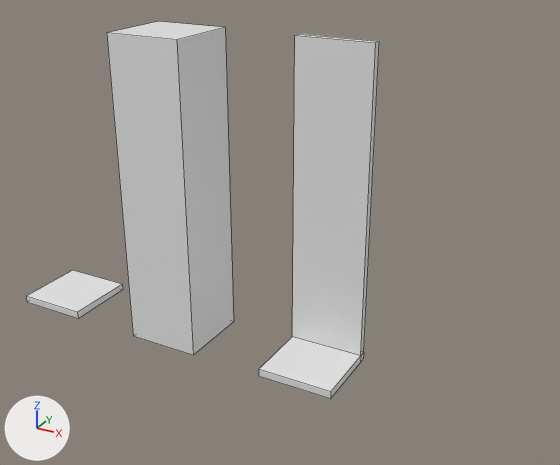
One commit to the Blender file external_workflows/blender/grid_library_source/grid_library_source.blend: the scene before it, then after it.
One viewpoint serves both versions: a 50 mm lens placed at (7.72, -7.62, 5.5), pointed at (3.47, 0.11, 1.64). Lighting does not change. The marker at lower left points along +X, +Y and +Z. The first picture is the older version. Mesh edges are drawn as thin lines.

The first picture shows 'Floor', 'Ladder', 'Wall'.
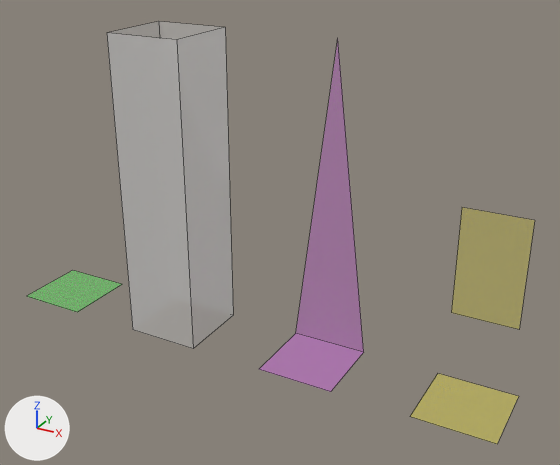
Where the newer file only moved an object's origin or applied its transform, the numbers keep the older frame.

Pixel boxes (x1, y1, x2, y2) of what changed, in the pictures (560 x 465 px):
'Wall', reshaped: before (107, 21, 234, 355); after (107, 21, 233, 349)
'Ladder', reshaped, recoloured (12% narrower): before (259, 34, 379, 399); after (259, 41, 364, 392)
'Alarm', added: after (410, 207, 535, 444)
'Floor', reshaped (12% shorter): before (26, 270, 123, 318); after (27, 270, 122, 312)
part 1 of me_cube, deleted: before (26, 285, 123, 318)
part 2 of me_cube, recoloured: (27, 270, 122, 312) in both

Patch to the scene script:
```diff
--- a/external_workflows/blender/grid_library_source/grid_library_source.blend.py
+++ b/external_workflows/blender/grid_library_source/grid_library_source.blend.py
@@ me_cube @@
 # verts and faces of me_cube; kept vertices keep their numbers, new ones are numbered from 8
-me_cube.from_pydata(...)  # 8 vertices, 6 faces; spans x -0.5..0.5, y -0.5..0.5, z -0.1..0.0
-me_cube.materials.append(mat_material)  # white #e7e7e7
+me_cube.from_pydata(...)  # 4 vertices, 1 face; spans x -0.5..0.5, y -0.5..0.5, z 0.0
+# me_cube part 1
+delete_vertices([1, 3, 5, 7])  # with the faces that use them
+# me_cube part 2: 1 face spanning x -0.5..0.5, y -0.5..0.5, z 0.0 switches from mat_material (white #e7e7e7) to mat_gridmaterial_floor (green #2fe744)
+me_cube.materials.append(mat_gridmaterial_floor)  # green #2fe744
@@ me_cube_001 @@
 # verts and faces of me_cube_001; kept vertices keep their numbers, new ones are numbered from 8
-me_cube_001.from_pydata(...)  # 8 vertices, 6 faces; spans x 1.5..2.5, y -0.5..0.5, z -0.1..4.0
-me_cube_001.materials.append(mat_material)  # white #e7e7e7
+me_cube_001.from_pydata(...)  # 8 vertices, 4 faces; spans x 1.5..2.5, y -0.5..0.5, z 0.0..4.0
+# me_cube_001 part 3
+delete_faces([(0, 4, 6, 2), (1, 3, 7, 5)])
+for i in [1, 3, 5, 7]: verts[i] += (0.0, 0.0, 0.1)
+me_cube_001.materials.append(mat_gridmaterial)  # white #e7e7e7
@@ me_cube_002 @@
-me_cube_002.from_pydata(...)  # 16 vertices, 14 faces; spans x 3.5..4.5, y -0.5..0.5, z -0.1..4.0
-me_cube_002.materials.append(mat_material)  # white #e7e7e7
+me_cube_002.from_pydata(...)  # 5 vertices, 2 faces; spans x 3.5..4.5, y -0.5..0.5, z 0.0..4.0
+# me_cube_002 part 4
+# 12 vertices are removed from x 3.5..4.5, y -0.5..0.5, z -0.1..4.0
+# 14 faces are deleted
+# 1 vertex is added at (4.0, 0.5, 4.0)
+# 2 new faces join them
+me_cube_002.materials.append(mat_gridmaterial_ladder)  # pink #d95ee7
@@ me_cube_003 @@
+me_cube_003.from_pydata([(0.5, 0.5, 0.0), (0.5, -0.5, 0.0), (-0.5, 0.5, 0.0), (-0.5, -0.5, 0.0), (0.4, 0.48, 2.26), (0.4, 0.48, 0.9), (-0.4, 0.48, 2.26), (-0.4, 0.48, 0.9)], [], [(0, 2, 3, 1), (7, 5, 4, 6)])
+me_cube_003.materials.append(mat_gridmaterial_alarm)  # yellow #e7db00
@@ ob_alarm @@
+ob_alarm = bpy.data.objects.new('Alarm', me_cube_003)
+ob_alarm.location = (6.0, 0.0, 0.0)
```
